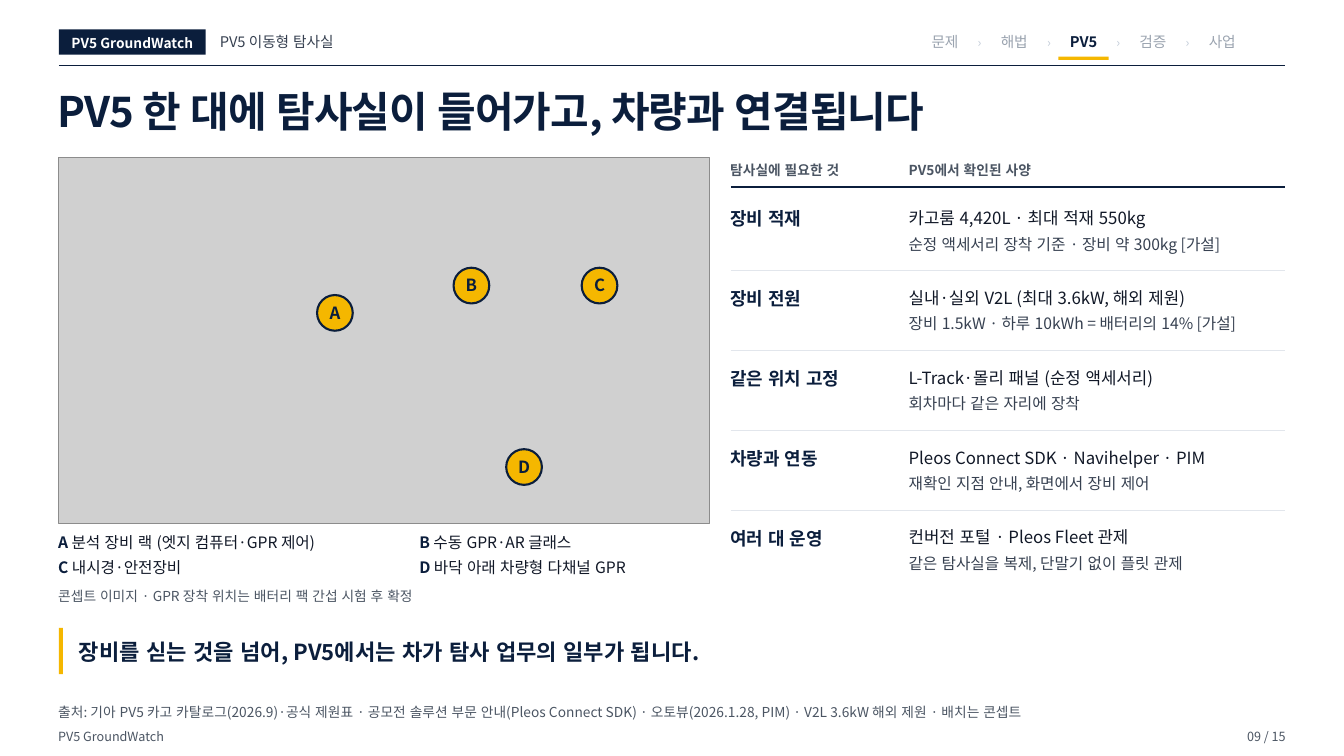
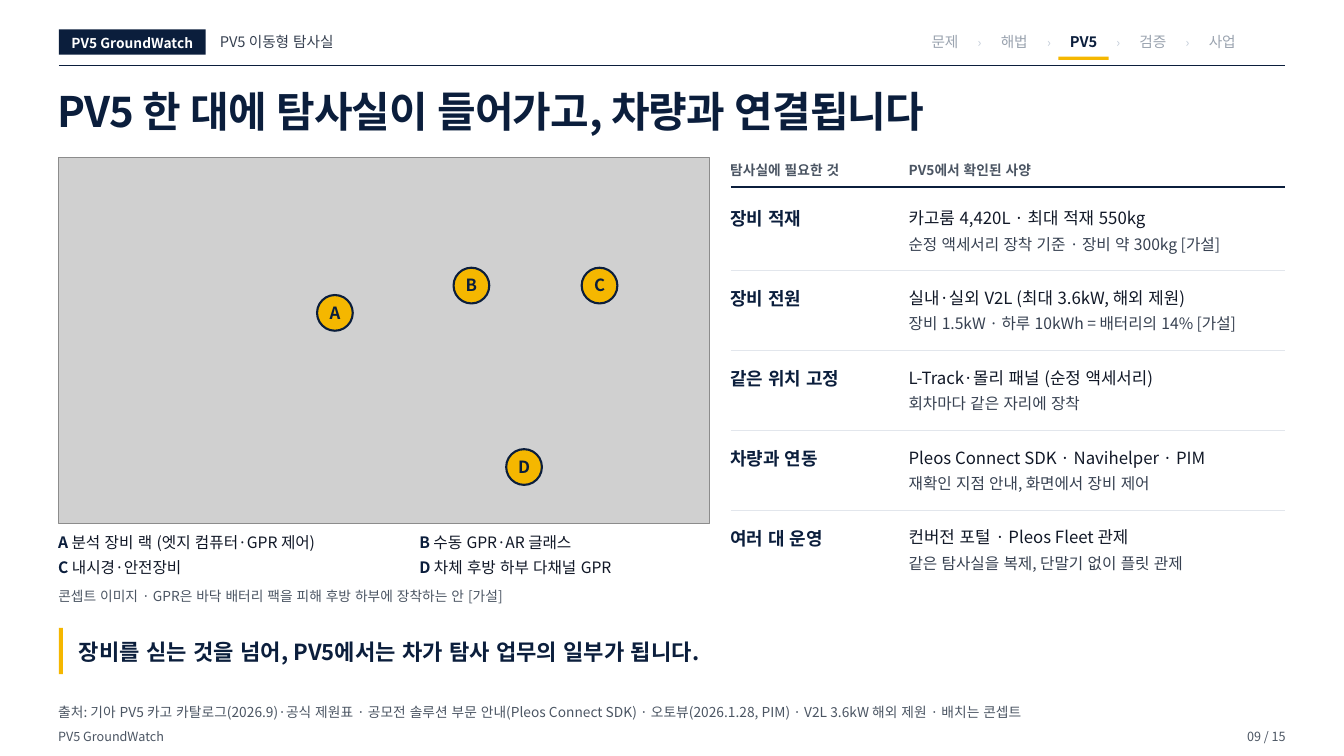
Before and after one commit to woojin-choe/pv5-hose-lab, a slide deck: slide 9 of ppt_all/PV5_GroundWatch_10_23.pptx. Drawn at 1344x756 pixels with LibreOffice and Linux fonts; fonts in the diff are those of the drawing; grey boxes stand for pictures. Boxes give left, top, right and bottom in pixels: in the first picture for what was removed or moved away, otherwise in the second. Text is boxed around its words. In the diff, an @@ line names an element or a change of style, - is before the commit and + after.

```diff
--- a/ppt_all/PV5_GroundWatch_10_23.pptx
+++ b/ppt_all/PV5_GroundWatch_10_23.pptx
@@ text at (419,560,612,575): text changed @@
-D 바닥 아래 차량형 다채널 GPR
+D 차체 후방 하부 다채널 GPR
@@ text at (58,589,503,604): text changed @@
-콘셉트 이미지 · GPR 장착 위치는 배터리 팩 간섭 시험 후 확정
+콘셉트 이미지 · GPR은 바닥 배터리 팩을 피해 후방 하부에 장착하는 안 [가설]
```
Also in this commit, not shown: 5 other slides changed, 9 other files.
